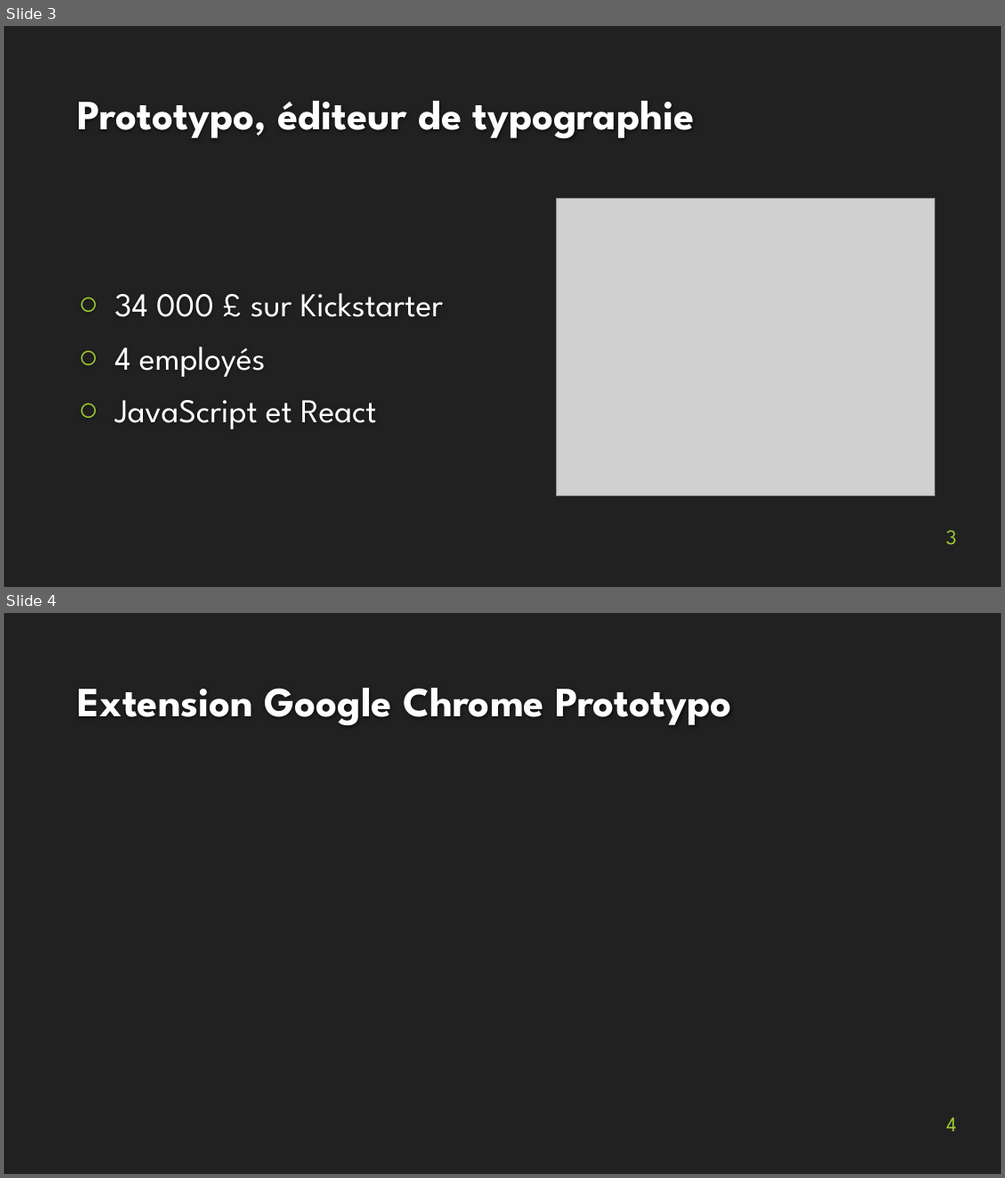
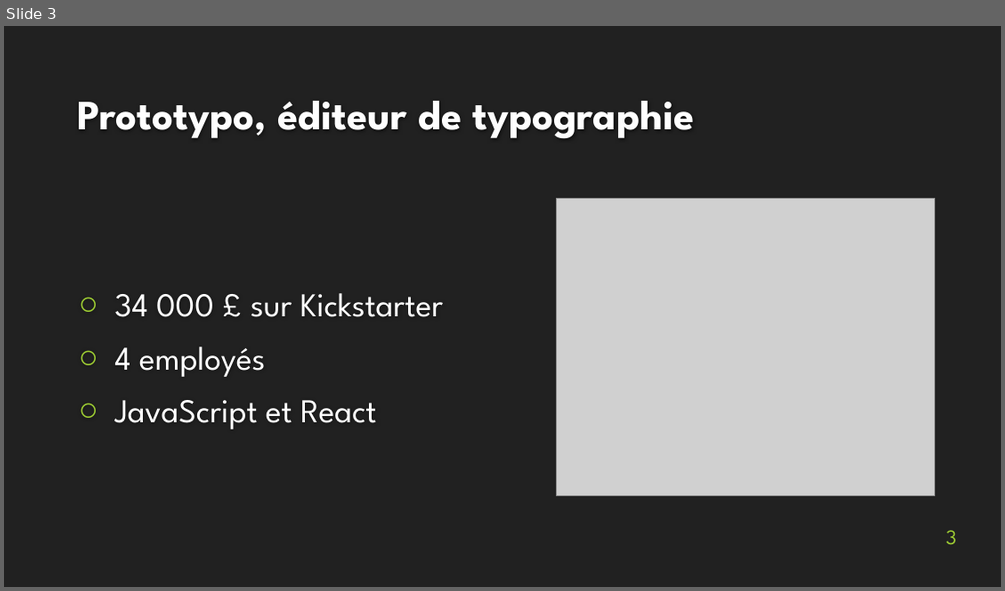
Before and after one commit to MartinBolot/Cours-IUT-Lyon1, a slide deck: Stage/Soutenance/presentation_soutenance.pptx. Shown one above the other, each under a label of ours: slides 3 and 4 before the commit, slide 3 after it. The pictures are 1005x1178 and 1005x591 pixels, drawn with LibreOffice and Linux fonts; fonts in the diff are those of the drawing; grey boxes stand for pictures; background and template pictures are left out. Boxes give left, top, right and bottom in pixels: in the first picture for what was removed or moved away, otherwise in the second. Text is boxed around its words. In the diff, an @@ line names an element or a change of style, - is before the commit and + after.

```diff
--- a/Stage/Soutenance/presentation_soutenance.pptx
+++ b/Stage/Soutenance/presentation_soutenance.pptx
@@ slide 4 removed at [4, 613, 1001, 1174], background #212121 @@
@@ title removed at [78, 688, 732, 725] @@
-Extension Google Chrome Prototypo
@@ page number removed at [947, 1117, 956, 1131] @@
-4
```
Also in this commit, not shown: 7 slides added, 4 other slides removed, 1 other file.
